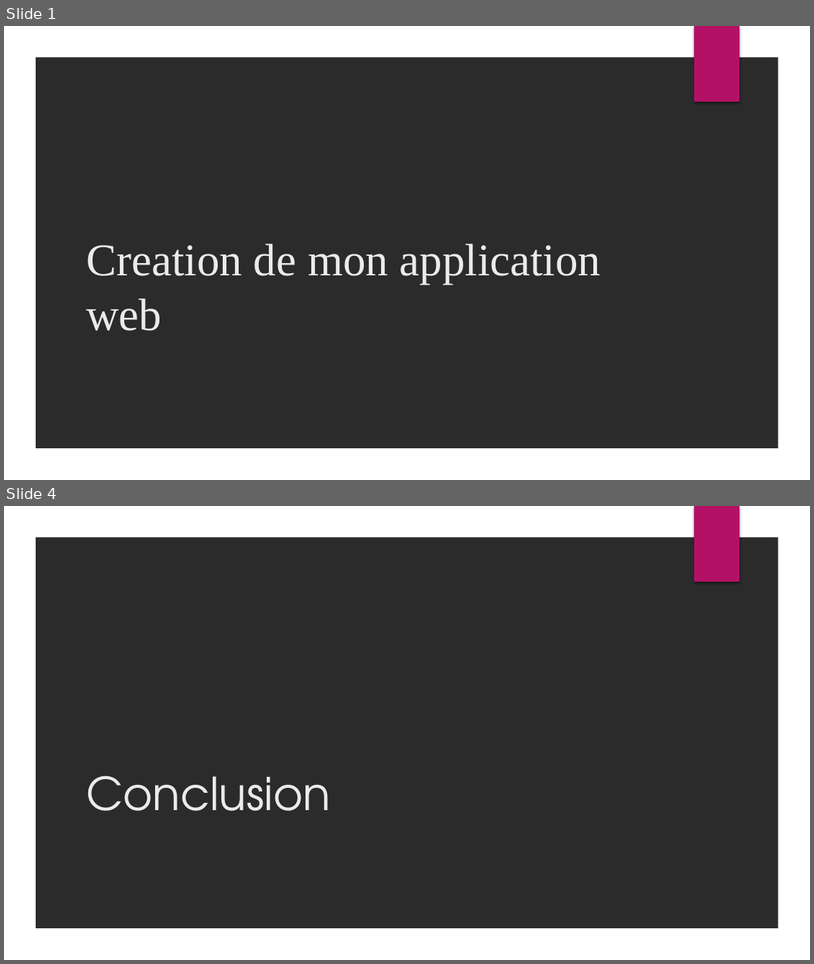
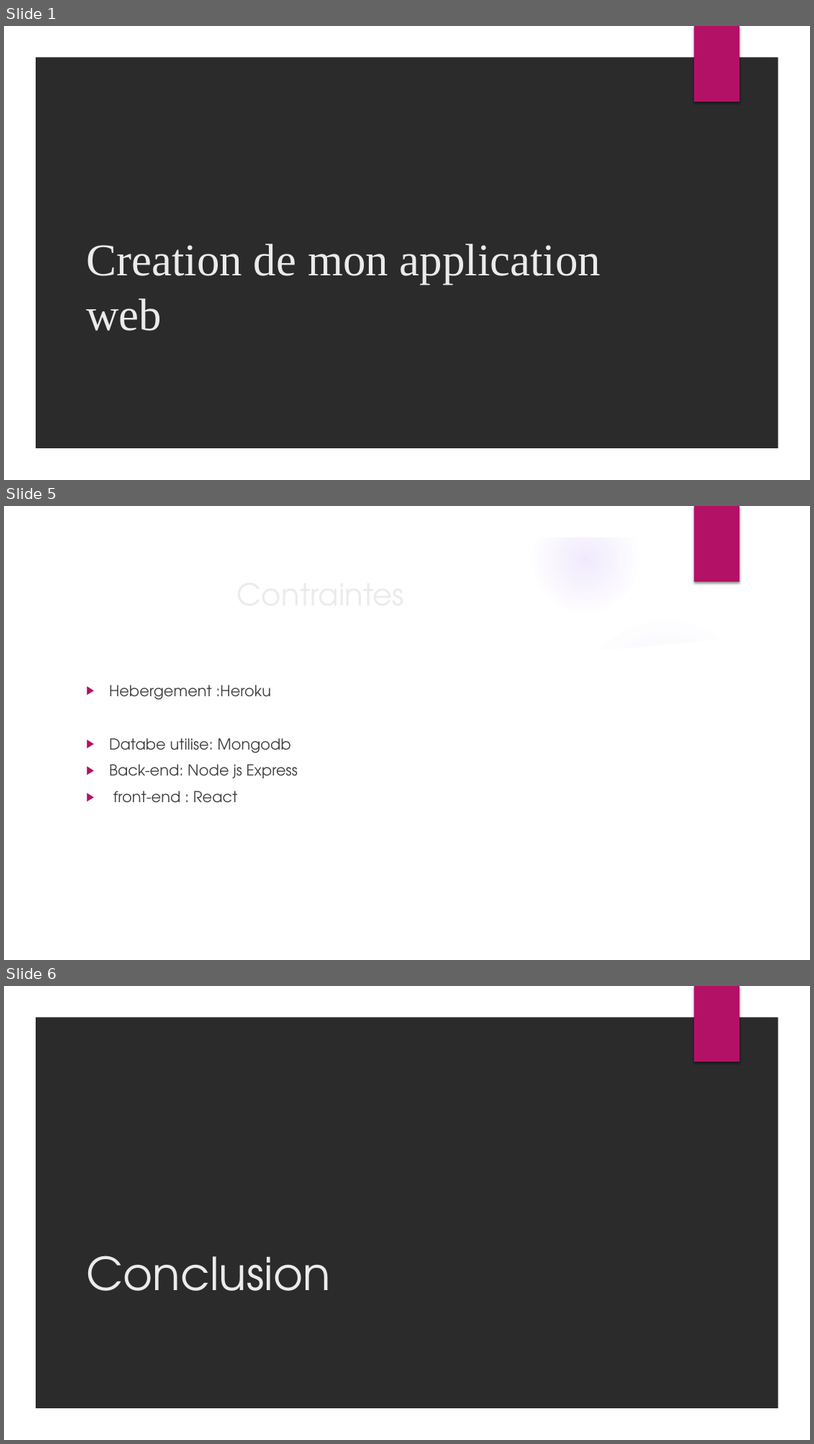
Before and after one commit to Skouame24/projet, a slide deck: Creation de mon application web.pptx. Shown one above the other, each under a label of ours: slides 1 and 4 before the commit, slides 1, 5 and 6 after it; the slides between them are not shown. The pictures are 814x964 and 814x1444 pixels, drawn with LibreOffice and Linux fonts; fonts in the diff are those of the drawing; background and template pictures are left out; a plain dark background stands for a picture behind light text. Boxes give left, top, right and bottom in pixels: in the first picture for what was removed or moved away, otherwise in the second. Text is boxed around its words. In the diff, an @@ line names an element or a change of style, - is before the commit and + after.

```diff
--- a/Creation de mon application web.pptx
+++ b/Creation de mon application web.pptx
@@ slide 5 added at [4, 506, 810, 960], background picture (left out); not listed: 2 template elements that a slide beside it also shows @@
@@ title added at [80, 570, 660, 617], 36 pt, text #EBEBEB @@
+Contraintes
@@ group added at [4, 507, 785, 960]: 5 ellipses, 2 freeform shapes @@
@@ text added at [109, 685, 298, 803], 18 pt, text #404040 @@
+▶ Hebergement :Heroku
+▶ Databe utilise: Mongodb
+▶ Back-end: Node js Express
+▶ front-end : React
@@ what was slide 4 is now slide 6 @@
```
Also in this commit, not shown: 1 slide changed, 2 other slides added, 1 slide removed.
